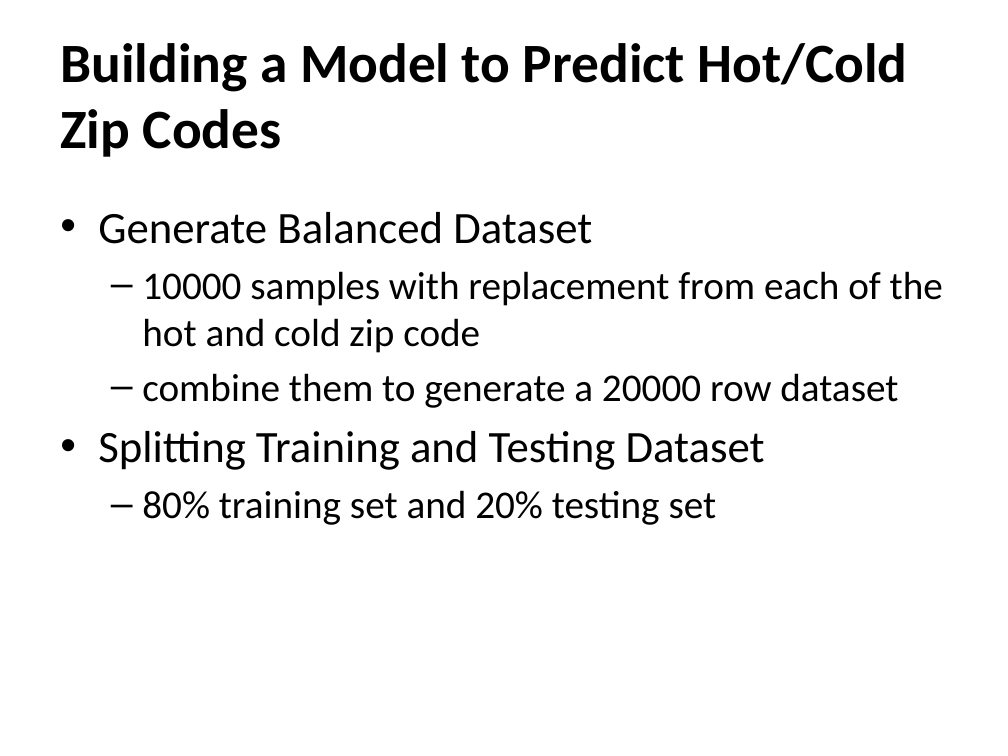
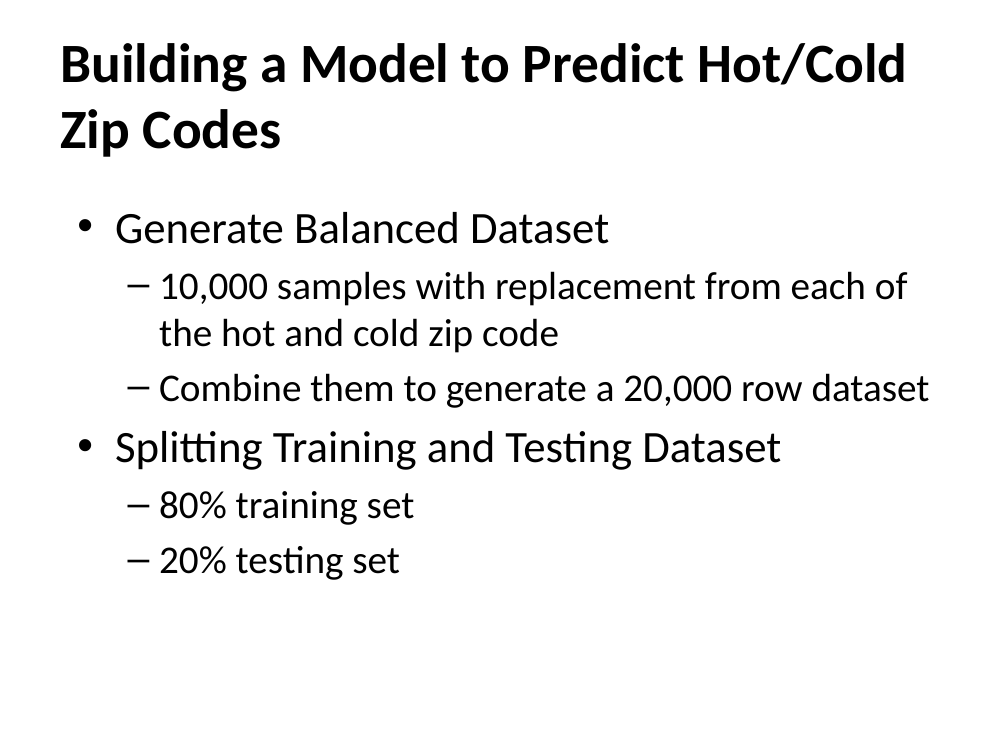
Before and after one commit to wlau0721/sliderule, a slide deck: slide 15 of CapstoneProject/CapstoneFinalReportPresentation-RentalInvestmentAnalysis.pptx (slide 14 before the commit). Drawn at 1008x756 pixels with LibreOffice and Linux fonts; fonts in the diff are those of the drawing. Boxes give left, top, right and bottom in pixels: in the first picture for what was removed or moved away, otherwise in the second. Text is boxed around its words. In the diff, an @@ line names an element or a change of style, - is before the commit and + after.

```diff
--- a/CapstoneProject/CapstoneFinalReportPresentation-RentalInvestmentAnalysis.pptx
+++ b/CapstoneProject/CapstoneFinalReportPresentation-RentalInvestmentAnalysis.pptx
@@ text "Generate Balanced Dataset": place and size @@
-text "Generate Balanced Dataset" at box(98, 212, 943, 525)
+text "Generate Balanced Dataset" at box(115, 212, 930, 580)
@@ text at box(159, 271, 930, 408): text changed @@
-  – 10000 samples with replacement from each of the hot and cold zip code
-  – combine them to generate a 20000 row dataset
+  – 10,000 samples with replacement from each of the hot and cold zip code
+  – Combine them to generate a 20,000 row dataset
@@ text at box(159, 491, 415, 580): text changed @@
-  – 80% training set and 20% testing set
+  – 80% training set
+  – 20% testing set
```
Also in this commit, not shown: 12 other slides changed, 2 slides added, 2 other files.
